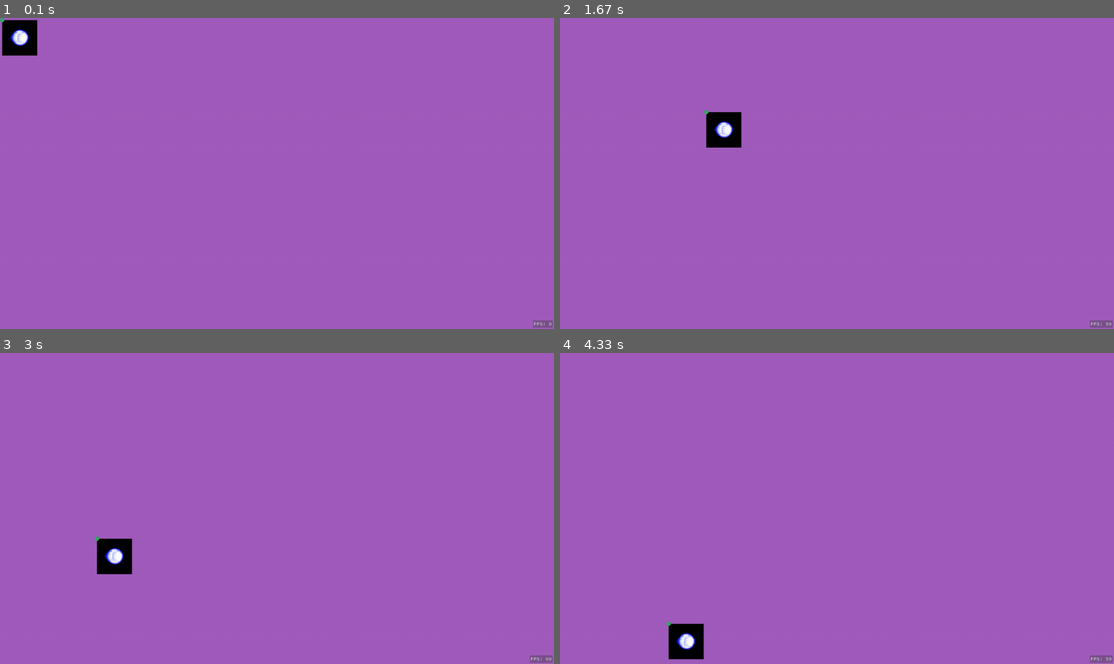
Above: before the commit, frames 1-4 (two rows, left to right).
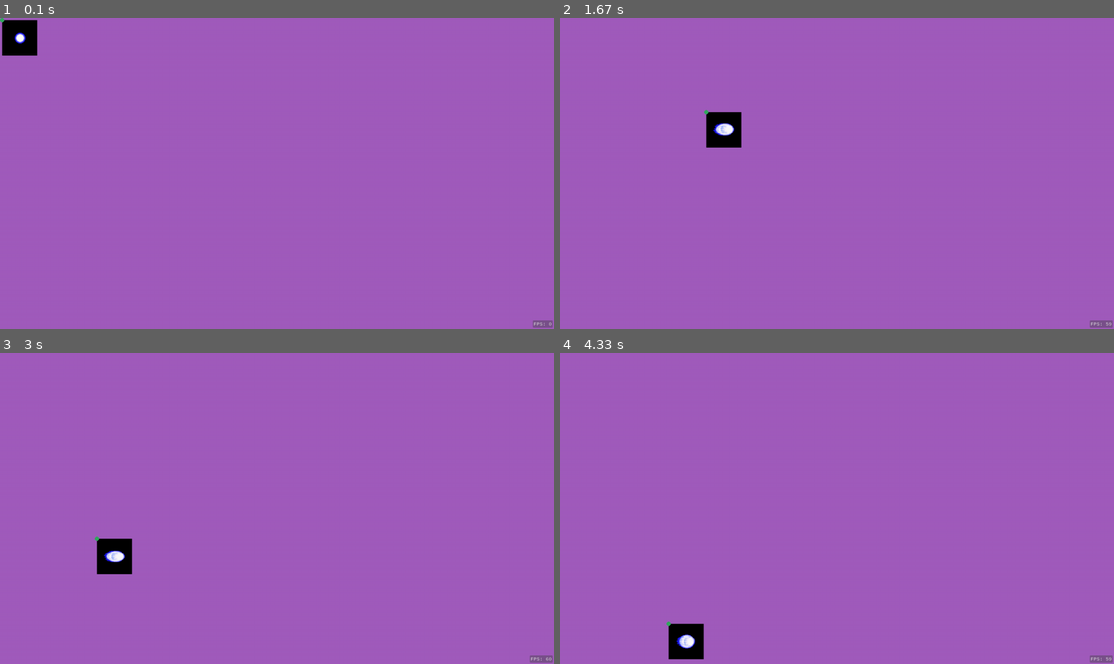
Above: after the commit, the same moments.

Repository: 14thDovePin/Pygame-Project-Template
Game: pygame game, started from main.py
The game is run twice, just before and just after one commit, with the same random seed, the same clock (stepped at 60 frames per second) and the same inputs.
Inputs (mouse positions are in pixels of both pictures, inside the frame that each line leads up to):
- Up to frame 1 (0.1 s): no input
- Up to frame 2 (1.67 s): click (837, 173) at 0.38 s; click (892, 241) at 0.72 s; click (1041, 282) at 1.05 s; click (704, 111) at 1.38 s
- Up to frame 3 (3 s): click (277, 545) at 1.72 s; click (199, 443) at 2.05 s; click (470, 589) at 2.38 s; click (94, 539) at 2.72 s
- Up to frame 4 (4.33 s): click (676, 449) at 3.05 s; click (704, 561) at 3.38 s; click (1036, 580) at 3.72 s; click (670, 623) at 4.05 s

The runs differ from the first frame. In frame 1, 0.1% of the frame differs, in the area x 1-6%, y 3-9%; in frame 2, less than 0.1%; in frame 3, less than 0.1%; in frame 4, less than 0.1%.

Commit message:
Animated sprite of orbiting ship.
Changes
- Added method `_next_frame` in `orbiting_ship.py`.
- Animated sprites of `OrbitingShip`.
- Tracked the cycle count of the game.
- Refactored code.

Diff:
--- a/COMMITLOGS.txt
+++ b/COMMITLOGS.txt
@@ -1,3 +1,13 @@
+Animated sprite of orbiting ship.
+
+Changes
+- Added method `_next_frame` in `orbiting_ship.py`.
+- Animated sprites of `OrbitingShip`.
+- Tracked the cycle count of the game.
+- Refactored code.
+
+
+
 Created a sprite sheet divider function.
 
 Changes
--- a/main.py
+++ b/main.py
@@ -80,6 +80,7 @@
     def start(self, run: bool):
         """Start the program's life cycle."""
         self.running = run
+        self.current_frame = 0
         while self.running:
 
             # Manage events.
--- a/object_updates.py
+++ b/object_updates.py
@@ -1,3 +1,11 @@
 def _object_updates(self):
     """Process object updates."""
-    self.orbiting_ship.update()
+    # Update current frame.
+    if self.current_frame < 60:
+        self.current_frame += 1
+    else:
+        self.current_frame = 0
+
+    cf = self.current_frame
+
+    self.orbiting_ship.update(cf)
--- a/objects/orbiting_ship.py
+++ b/objects/orbiting_ship.py
@@ -15,13 +15,19 @@
     def __init__(self, *args, **kwargs):
         "A rotating triangle with the cursor as its center."
         super().__init__(*args, **kwargs)
-        # Load image or create shape.
+
+        # Load image/s or create shape.
         sprite_sheet = load_image(SS_DIR)
-        self.image = sprite_sheet
         self.sprites = subdivide_sprite(sprite_sheet, 81,82)
 
         # Create object rectangle.
         self.rect = sprite_sheet.get_rect()
+
+        # Animation index.
+        self.animation_speed = 10  # Frames per frame.
+        self.creation_index = [0, 8, 1, 9]
+        self.motion_index = [2, 10, 3, 11]
+        self.destroy_index = [4, 5, 6, 7]
 
         self._set_attributes()
 
@@ -35,14 +41,35 @@
         # Set rectangle.
         self.rect.bottomright = self.rect.topleft
 
-    def update(self):
+        # Set index and image.
+        self.current_index = 0
+        self.image = self.sprites[0]
+
+    def update(self, current_frame):
         """Update object."""
         # Update position & rectangle.
         pos = mouse.get_pos()
         self.pos = Vector2(pos)
         self.rect.topleft = pos
 
+        # Update animation index.
+        if current_frame % self.animation_speed == 0:
+            self._next_frame(self.motion_index)
+
+    def _next_frame(self, animation_index):
+        """Update sprite with the next frame."""
+        # Update current index.
+        if self.current_index < len(animation_index)-1:
+            self.current_index += 1
+        else:
+            self.current_index = 0
+
+        # Update sprite.
+        idx = animation_index[self.current_index]
+        img = self.sprites[idx]
+        self.image = img
+
     def blit(self, surface):
         """Blit object on surface."""
         # Blit on surface.
-        surface.blit(self.sprites[9], self.rect)
+        surface.blit(self.image, self.rect)
--- a/utils/subdivide_sprite.py
+++ b/utils/subdivide_sprite.py
@@ -23,8 +23,6 @@
     ss_rect = sprite_sheet.get_rect()
 
     # Set cell values.
-    print(width, border)
-    print(height, border)
     cwidth = width+border
     cheight = height+border
 
